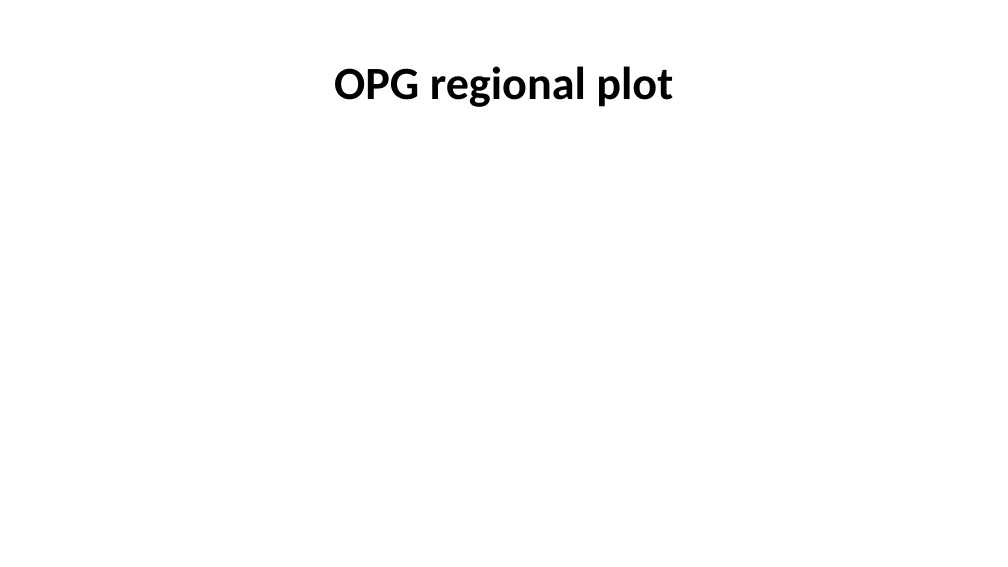
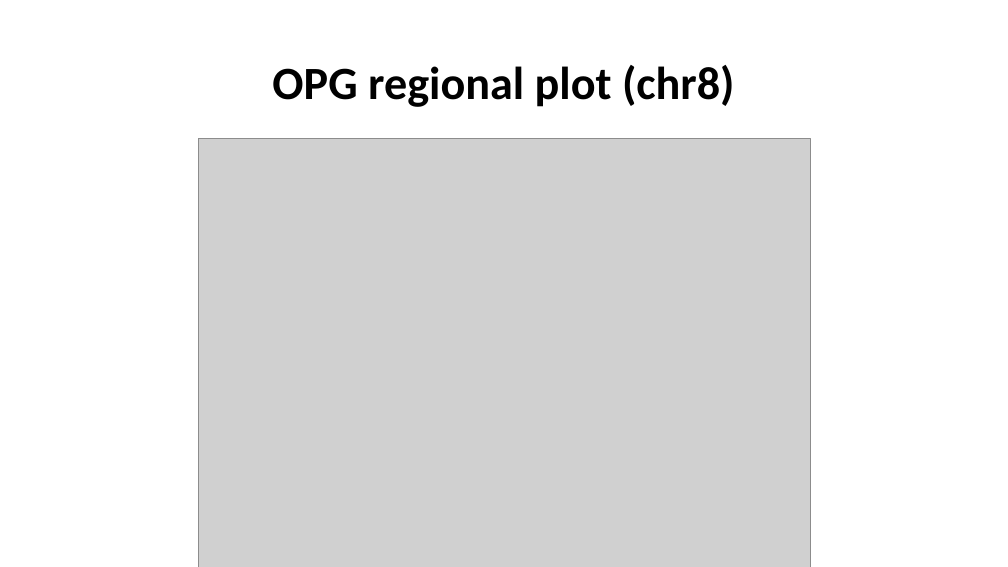
Before and after one commit to jinghuazhao/INF, a slide deck: slide 16 of doc/SCALLOP_INF1-120419.pptx. Drawn at 1008x567 pixels with LibreOffice and Linux fonts; fonts in the diff are those of the drawing; grey boxes stand for pictures. Boxes give left, top, right and bottom in pixels: in the first picture for what was removed or moved away, otherwise in the second. Text is boxed around its words. In the diff, an @@ line names an element or a change of style, - is before the commit and + after.

Commit message:
Documents and auxiliary files

```diff
--- a/doc/SCALLOP_INF1-120419.pptx
+++ b/doc/SCALLOP_INF1-120419.pptx
@@ title at [272,65,735,107]: text changed @@
-OPG regional plot
+OPG regional plot (chr8)
@@ picture added at [198,138,810,567] @@
```
